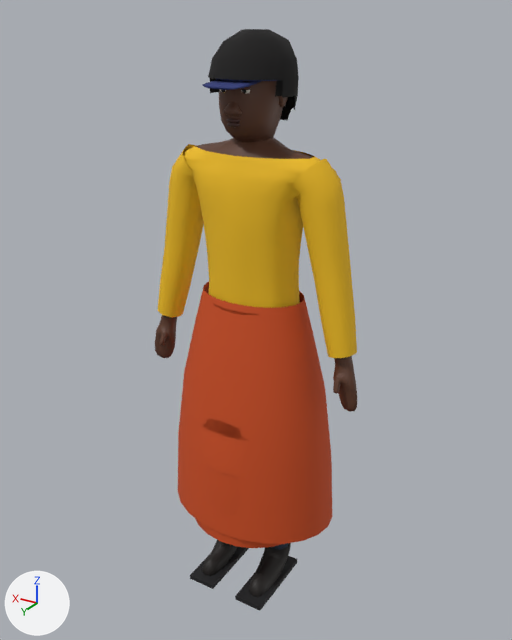
A saved change to the Blender file blender/chr/chr_homme.blend.
Rendered twice from a 50 mm camera at (-1.081, 1.783, 1.868) aimed at (0.006, -0.028, 0.962). Arrows for +X, +Y and +Z are at lower left; the lights stay in place. The older version comes first.

Names of what the first picture shows: 'chr_afro', 'chr_boubou', 'chr_casquette_visiere', 'chr_chaussures', 'chr_cheveux', 'chr_corps', 'chr_haut', 'chr_haut_long', 'chr_jupe', 'chr_pagne_long', 'chr_semelle_D', 'chr_semelle_G' and 2 more.
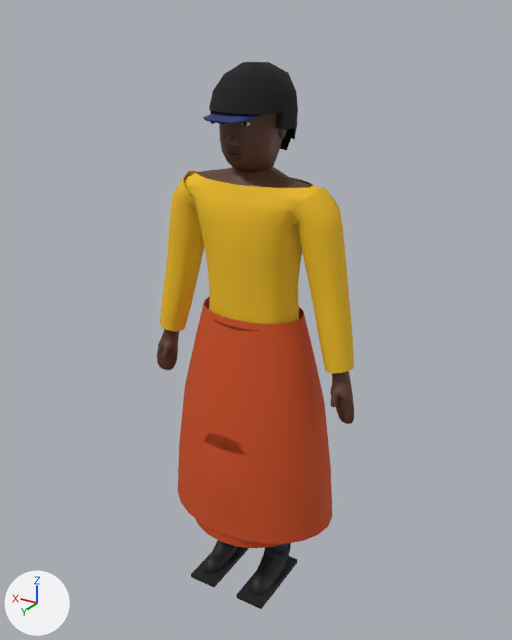
Changed parts and their boxes [x1, y1, x2, y2] in the pictures (512 x 640 px; the box of a moved part takes in the faces that stretch with it):
'chr_haut_long', reshaped: before [158, 144, 357, 358]; after [160, 171, 354, 373]
'chr_boubou', reshaped: before [178, 282, 332, 544]; after [178, 297, 332, 544]
'chr_corps', reshaped: before [155, 81, 357, 412]; after [157, 112, 354, 424]
'chr_afro', moved: before [208, 29, 299, 121]; after [209, 62, 298, 150]
'chr_pagne_long', reshaped (mostly hidden): before [195, 288, 303, 548]; after [195, 304, 303, 548]
'chr_jupe', moved: before [201, 426, 249, 478]; after [202, 440, 249, 491]
'chr_casquette_visiere', moved: before [202, 79, 262, 90]; after [203, 112, 261, 124]
'chr_cheveux', moved (mostly hidden): before [275, 80, 286, 107]; after [255, 113, 285, 138]
'chr_haut', reshaped: before [183, 145, 315, 171]; after [184, 171, 314, 198]
part 1 of me_chr_corps, added: after [225, 134, 239, 148]
part 2 of me_chr_corps, moved or reshaped: before [242, 89, 247, 94]; after [236, 141, 242, 148]
part 3 of me_chr_corps, moved or reshaped: before [279, 96, 288, 107]; after [278, 128, 287, 139]
part 4 of me_chr_corps, added: after [227, 150, 241, 155]
part 5 of me_chr_corps, added: after [227, 154, 241, 159]
part 6 of me_chr_corps, deleted: before [220, 81, 251, 94]
part 7 of me_chr_corps, moved or reshaped: before [155, 81, 357, 412]; after [157, 112, 354, 424]

The change, as a diff of the scene's bpy script:
```diff
--- a/blender/chr/chr_homme.blend.py
+++ b/blender/chr/chr_homme.blend.py
@@ me_chr_corps @@
-me_chr_corps.from_pydata(...)  # 2008 vertices, 2076 faces; spans x -0.38..0.38, y -0.11..0.16, z -0.02..1.8
+me_chr_corps.from_pydata(...)  # 2008 vertices, 2076 faces; spans x -0.38..0.38, y -0.11..0.15, z -0.02..1.71
+# me_chr_corps part 1: the loose piece of 40 vertices spanning x -0.03..0.03, y 0.08..0.12, z 1.62..1.68 is copied, and the copy is moved by (0.0, 0.0, -0.09); it spans x -0.03..0.03, y 0.08..0.12, z 1.53..1.59
+# me_chr_corps part 2: the loose piece of 42 vertices spanning x -0.04..-0.03, y 0.09..0.1, z 1.67..1.69 is moved by (0.02, 0.01, -0.14), in mat_chr_peau (brown #5c3826)
+# me_chr_corps part 3: the loose piece of 42 vertices spanning x -0.1..-0.08, y -0.04..0.01, z 1.63..1.7 is moved by (0.0, 0.0, -0.09)
+# me_chr_corps part 4: a new loose piece, a UV sphere (12 segments, 6 rings, poles along z) spanning x -0.024..0.024, y 0.093..0.109, z 1.511..1.524, in mat_chr_levres (brown #42241f)
+# me_chr_corps part 5: a new loose piece, a UV sphere (12 segments, 6 rings, poles along z) spanning x -0.022..0.022, y 0.091..0.109, z 1.499..1.514, in mat_chr_levres (brown #42241f)
+# me_chr_corps part 6: 6 loose pieces with 260 vertices, spanning x -0.05..0.05, y 0.09..0.1, z 1.67..1.71, are deleted
+# me_chr_corps part 7: 40 vertices moved within x -0.34..0.34, y -0.02..0.15, z 0.0..1.62; 1456 vertices removed from x -0.38..0.38, y -0.11..0.16, z -0.02..1.8; 1468 vertices added at x -0.38..0.38, y -0.11..0.15, z -0.02..1.71
+# other edits to the shape of me_chr_corps do not show in these pictures
 me_chr_corps.materials.append(mat_chr_peau)
@@ me_chr_haut @@
-me_chr_haut.from_pydata(...)  # 548 vertices, 488 faces; spans x -0.3..0.3, y -0.115..0.116, z 0.9..1.505
+me_chr_haut.from_pydata(...)  # 548 vertices, 488 faces; spans x -0.3..0.3, y -0.115..0.116, z 0.847..1.424
+# me_chr_haut part 8: 548 of 548 vertices moved; they spanned x -0.3..0.3, y -0.115..0.116, z 0.9..1.505 and now span x -0.3..0.3, y -0.115..0.116, z 0.847..1.424; mean shift (0.0, 0.0, -0.072)
 me_chr_haut.materials.append(mat_chr_chemise)
@@ me_chr_haut_long @@
-me_chr_haut_long.from_pydata(...)  # 644 vertices, 584 faces; spans x -0.362..0.362, y -0.117..0.118, z 0.9..1.506
+me_chr_haut_long.from_pydata(...)  # 644 vertices, 584 faces; spans x -0.356..0.356, y -0.117..0.118, z 0.847..1.426
+# me_chr_haut_long part 9: 644 of 644 vertices moved; they spanned x -0.362..0.362, y -0.117..0.118, z 0.9..1.506 and now span x -0.356..0.356, y -0.117..0.118, z 0.847..1.426; mean shift (0.0, 0.0, -0.069)
 me_chr_haut_long.materials.append(mat_chr_chemise)
@@ me_chr_jupe @@
-me_chr_jupe.from_pydata(...)  # 120 vertices, 96 faces; spans x -0.234..0.234, y -0.211..0.211, z 0.52..1.05
+me_chr_jupe.from_pydata(...)  # 120 vertices, 96 faces; spans x -0.234..0.234, y -0.211..0.211, z 0.467..0.997
+# me_chr_jupe part 10: the whole mesh is moved by (0.0, 0.0, -0.053)
 me_chr_jupe.materials.append(mat_chr_tissu)
@@ me_chr_pagne_long @@
-me_chr_pagne_long.from_pydata(...)  # 144 vertices, 120 faces; spans x -0.23..0.23, y -0.214..0.214, z 0.24..1.05
+me_chr_pagne_long.from_pydata(...)  # 144 vertices, 120 faces; spans x -0.23..0.23, y -0.214..0.214, z 0.24..0.997
+# me_chr_pagne_long part 11: all 120 vertices in x -0.23..0.23, y -0.214..0.214, z 0.45..1.05 are moved by (0.0, 0.0, -0.053)
 me_chr_pagne_long.materials.append(mat_chr_tissu)
@@ me_chr_boubou @@
-me_chr_boubou.from_pydata(...)  # 120 vertices, 96 faces; spans x -0.295..0.295, y -0.215..0.215, z 0.28..1.07
+me_chr_boubou.from_pydata(...)  # 120 vertices, 96 faces; spans x -0.295..0.295, y -0.215..0.215, z 0.28..1.017
+# me_chr_boubou part 12: all 96 vertices in x -0.28..0.28, y -0.205..0.205, z 0.53..1.07 are moved by (0.0, 0.0, -0.053)
 me_chr_boubou.materials.append(mat_chr_tissu)
@@ me_chr_cheveux @@
-me_chr_cheveux.from_pydata(...)  # 99 vertices, 77 faces; spans x -0.098..0.098, y -0.116..0.09, z 1.628..1.806
+me_chr_cheveux.from_pydata(...)  # 99 vertices, 77 faces; spans x -0.098..0.098, y -0.116..0.09, z 1.543..1.721
+# me_chr_cheveux part 13: the whole mesh is moved by (0.0, 0.0, -0.085)
 me_chr_cheveux.materials.append(mat_chr_cheveux)
@@ me_chr_afro @@
-me_chr_afro.from_pydata(...)  # 107 vertices, 85 faces; spans x -0.124..0.124, y -0.142..0.131, z 1.584..1.833
+me_chr_afro.from_pydata(...)  # 107 vertices, 85 faces; spans x -0.124..0.124, y -0.142..0.131, z 1.499..1.748
+# me_chr_afro part 14: the whole mesh is moved by (0.0, 0.0, -0.085)
 me_chr_afro.materials.append(mat_chr_cheveux)
@@ me_chr_casquette_visiere @@
-me_chr_casquette_visiere.from_pydata(...)  # 24 vertices, 18 faces; spans x -0.072..0.072, y 0.07..0.165, z 1.689..1.71
+me_chr_casquette_visiere.from_pydata(...)  # 24 vertices, 18 faces; spans x -0.072..0.072, y 0.07..0.165, z 1.6037..1.6247
+# me_chr_casquette_visiere part 15: the whole mesh is moved by (0.0, 0.0, -0.0853)
 me_chr_casquette_visiere.materials.append(mat_chr_casquette)
```
